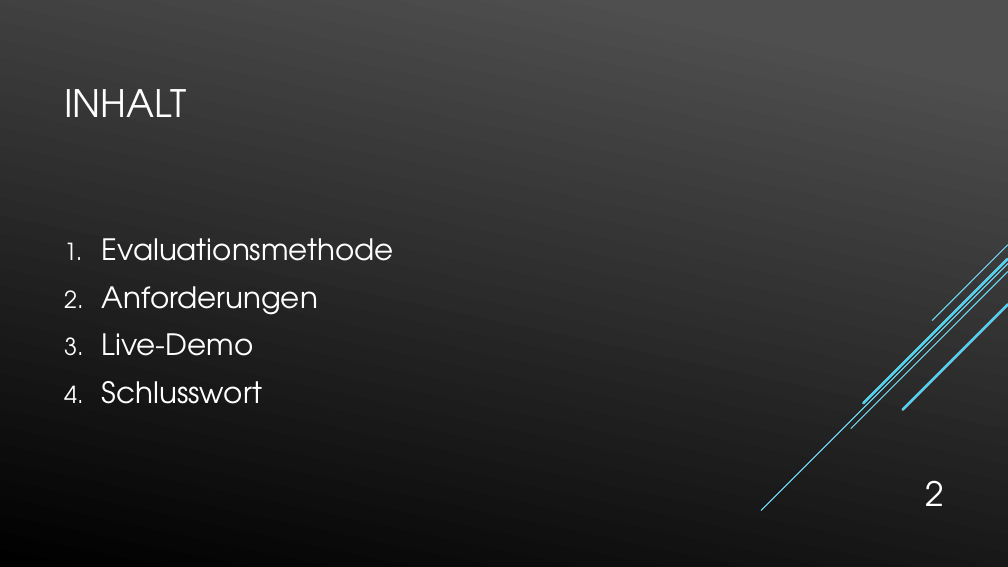
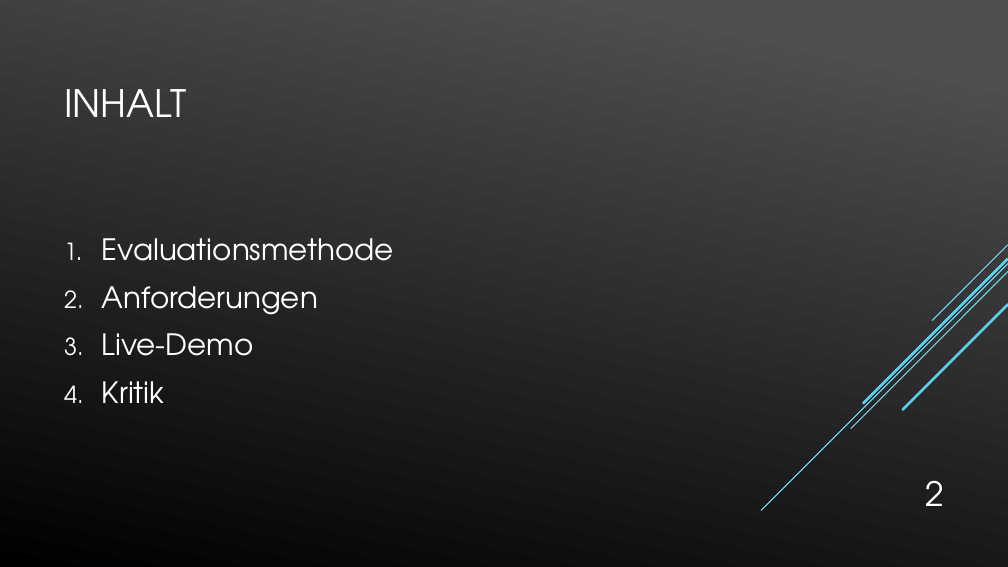
Before and after one commit to Tura92/Bachelorarbeit, a slide deck: slide 2 of Kolloquium Präsentation.pptx. Drawn at 1008x567 pixels with LibreOffice and Linux fonts; fonts in the diff are those of the drawing. Boxes give left, top, right and bottom in pixels: in the first picture for what was removed or moved away, otherwise in the second. Text is boxed around its words. In the diff, an @@ line names an element or a change of style, - is before the commit and + after.

```diff
--- a/Kolloquium Präsentation.pptx
+++ b/Kolloquium Präsentation.pptx
@@ text at (x1=102, y1=381, x2=165, y2=403): text changed @@
-4. Schlusswort
+4. Kritik
```
Also in this commit, not shown: 1 slide added.
